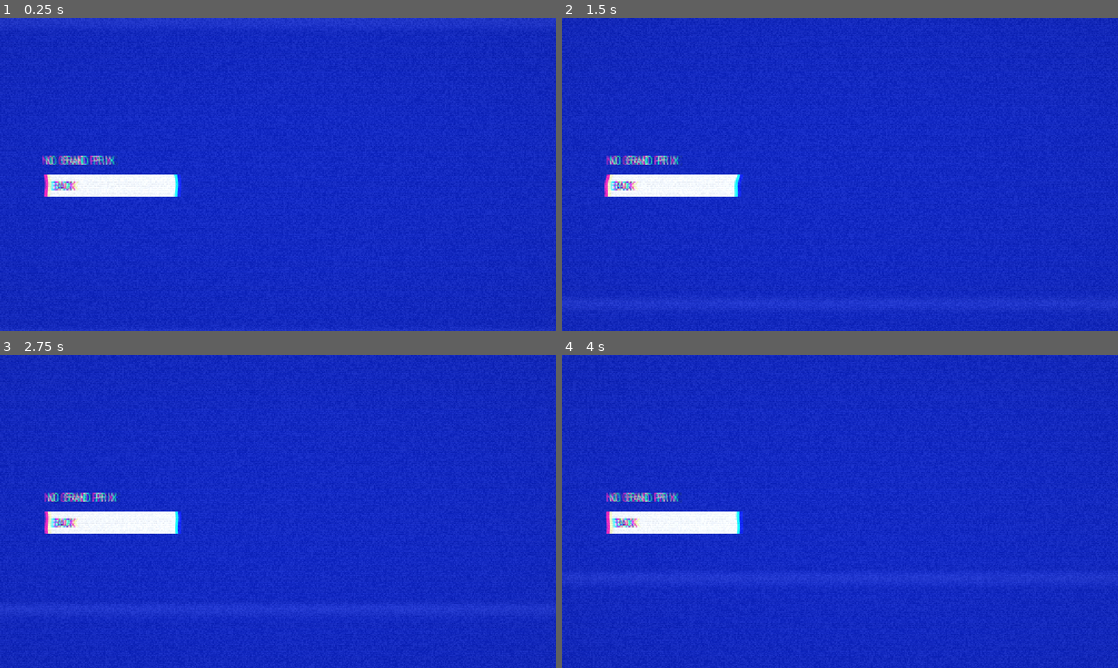
Above: before the commit, frames 1-4 (two rows, left to right).
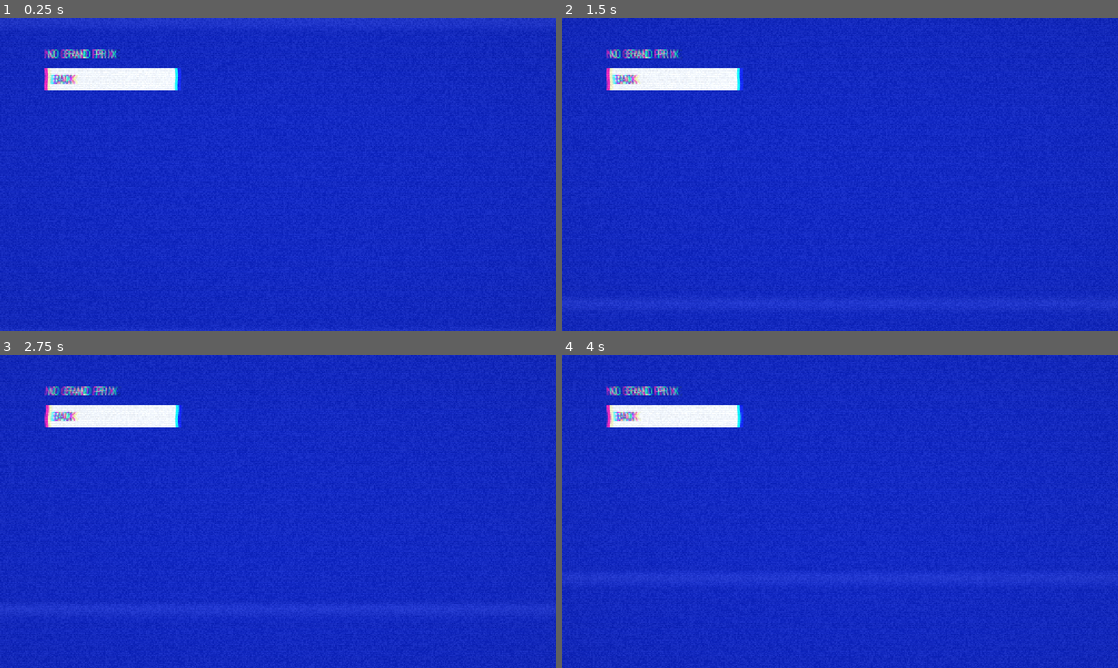
Above: after the commit, the same moments.

Repository: artemiiShabanov/RallyRivals
Game: Godot game, scene res://scenes/ui/gp_hub.tscn
Same seed, same stepped clock (60 frames per second), same inputs: the game is played once before the commit and once after it. This scene is started directly instead of the project's main scene.
Inputs (mouse positions are in pixels of both pictures, inside the frame that each line leads up to):
- Up to frame 1 (0.25 s): no input
- Up to frame 2 (1.5 s): move the mouse to (962, 158) at 0.52 s; hold D (steer_right) 0.53-1.25 s; tap C at 0.6 s; click (962, 158) at 0.67 s; drag from (728, 190) to (812, 237) at 1.27 s
- Up to frame 3 (2.75 s): move the mouse to (333, 442) at 2.02 s; hold D (steer_right) from 2.03 s (still down); tap Y at 2.1 s
- Up to frame 4 (4 s): release D (steer_right) at 2.75 s; drag from (812, 574) to (673, 464) at 2.77 s; move the mouse to (1006, 558) at 3.52 s; hold A (steer_left) from 3.53 s (still down); tap Z at 3.6 s

The runs differ from the first frame. In frame 1, 4.2% of the frame differs, in the area x 7-33%, y 10-58%; in frame 2, 4.2%; in frame 3, 4.2%; in frame 4, 4.2%.

Commit message:
GP polish + contact/damage/standings tuning
Grand Prix:
- Qual board shows believable LAP times: rivals' provisional times re-anchor
  to your real pace the moment you set a lap (were fixed REF_SPEED estimates
  that looked nothing like a real lap on a short track).
- GP hub scrolls (the entry list / grid + result + actions can run past the
  frame), matching the career hub.
- Live running order refreshes every CHECKPOINT, not every lap, and shows
  time-to-leader (P1 = "LEADER", others "+gap"). Player slots in by a
  gate-based projection so it reads from the first checkpoint, not whole laps.

Contact / damage (general, not GP-specific):
- Damage per hit cut ~3x (damage_per_ns 0.00004 -> 0.000012): it now takes
  ~3 HARD hits to wreck instead of one, so a single knock no longer maxes it.
- A rear-end no longer penalises you: the `rammed` signal reports whether the
  strongest car-contact landed on the BACK of your car (local +Z is forward),
  and Officials skip the penalty for a rear hit — it wasn't your doing.

Verified headless: all scripts parse; a probe passes (reanchor = best*pace;
race board renders LEADER + gaps, fast projection leads, no-progress last).

Co-Authored-By: Claude Opus 4.8 <noreply@anthropic.com>

Diff:
--- a/rallyrivals/scripts/race/grand_prix.gd
+++ b/rallyrivals/scripts/race/grand_prix.gd
@@ -90,6 +90,15 @@
 	for e in field:
 		e["qual"] = _ref_lap * float(e["pace"])
 
+## Re-anchor the provisional rival qual times to your REAL pace once you've set a lap, so the
+## qualifying board shows believable lap times instead of the REF_SPEED estimate. Phase/grid untouched;
+## record_qual() re-derives from your final best regardless, so this only sharpens the live board.
+func reanchor(best_lap: float) -> void:
+	if best_lap <= 0.0 or best_lap >= INF:
+		return
+	for e in field:
+		e["qual"] = best_lap * float(e["pace"])
+
 ## Lock in your qualifying lap and build the grid. Rival qual + race times RE-ANCHOR to your lap so the
 ## field is competitive at any skill; the grid is everyone sorted by qual time. Advances to the race.
 func record_qual(best_lap: float) -> void:
@@ -112,10 +121,33 @@
 func qual_standings(player_live: float) -> Array:
 	return _rows_by_time(player_live, "qual")
 
-## Order-panel rows for the RACE HUD: rivals by simulated finish time + you by a projected finish
-## (INF before your first lap completes), best-first.
+## Order-panel rows for the RACE HUD, best-first: rivals by simulated finish time + you by a projected
+## finish (INF until you've crossed a checkpoint). Times show as a GAP TO THE LEADER (P1 = "LEADER"),
+## which is how a live running order reads — you watch the gap grow or shrink, not an absolute clock.
 func race_standings(player_proj: float) -> Array:
-	return _rows_by_time(player_proj, "race_time")
+	var rows: Array = []
+	for e in field:
+		rows.append({"name": _name(e), "t": float(e["race_time"]), "player": false})
+	rows.append({"name": "YOU", "t": player_proj, "player": true})
+	rows.sort_custom(func(a: Dictionary, b: Dictionary) -> bool: return float(a["t"]) < float(b["t"]))
+	var leader: float = float(rows[0]["t"]) if not rows.is_empty() else 0.0
+	var out: Array = []
+	for i in rows.size():
+		var t: float = float(rows[i]["t"])
+		var label := "--:--"
+		if t < INF:
+			label = "LEADER" if i == 0 else _gap(t - leader)
+		out.append({"name": rows[i]["name"], "time": label, "player": bool(rows[i]["player"])})
+	return out
+
+# A leader gap: "+2.4" under a minute, "+1:03.20" beyond it.
+func _gap(delta: float) -> String:
+	if delta <= 0.0:
+		return "+0.0"
+	if delta < 60.0:
+		return "+%.1f" % delta
+	var m := int(delta) / 60
+	return "+%d:%05.2f" % [m, delta - m * 60]
 
 ## The grid, pole-first: each {name, time, place, player}. Used by the GP hub and the race's opening board.
 func grid() -> Array:
--- a/rallyrivals/scripts/race/race_director.gd
+++ b/rallyrivals/scripts/race/race_director.gd
@@ -42,6 +42,7 @@
 var _qual := false             ## this scene is a GP QUALIFYING session (solo hot-laps, ends to the GP hub)
 var _laps_total := 0           ## laps this session runs: QUAL_LAPS in qualifying, else RaceDef.laps
 var _qual_hint: Label          ## persistent "[ENTER] to finish" prompt, shown once you've set a lap
+var _gates_passed := 0         ## player checkpoints crossed this race — monotonic, drives the race-board projection
 
 # Physical starting grid (code-race-grandprix): a staggered two-column grid built back from the line.
 const GRID_ROW := 6.0          # metres between grid rows
@@ -110,6 +111,9 @@
 		_cps.gate_passed.connect(func(body: Node3D, _i: int, _t: int) -> void: Sfx.play_at(cp_sfx, body.global_position))
 		_timing.lap_completed.connect(_on_lap)
 		_timing.stage_completed.connect(_on_stage)
+		# Live running order refreshes every checkpoint (not just each lap) while there's a field to rank.
+		if _gp != null and not _qual:
+			_timing.gate_crossed.connect(_on_gate_board)
 
 	# Car parked at the start line, facing along the extracted spline.
 	var start := track.get_node_or_null("StartFinish") as Marker3D
@@ -265,8 +269,9 @@
 # A car-to-car contact in an Officials race (Wilds never connect this). Accrue the flat penalty into
 # the finish time and announce it on the HUD's bottom strip (the same line checkpoint splits use).
 # Debounce lives in VehicleController, so one contact = one call.
-func _on_ram(_impulse: float) -> void:
-	if _finished:
+func _on_ram(_impulse: float, rear: bool) -> void:
+	# A rear-end (someone hit the BACK of your car) isn't your fault — no penalty (code-race-contact).
+	if _finished or rear:
 		return
 	_penalty += CONTACT_PENALTY
 	if _hud != null:
@@ -301,15 +306,15 @@
 	if _qual:
 		if _qual_hint != null:
 			_qual_hint.visible = true                 # a lap is on the board — end-early is now offered
-		if _gp != null and _hud != null:
-			_hud.set_standings(_gp.qual_standings(_timing.best_lap(_car)))
+		if _gp != null:
+			_gp.reanchor(_timing.best_lap(_car))      # rival board tracks your real lap pace now
+			if _hud != null:
+				_hud.set_standings(_gp.qual_standings(_timing.best_lap(_car)))
 		if lap_number >= _laps_total:
 			_finish_qual()
 		return
 	if autodrive:
 		print("[autodrive] lap %d/%d" % [lap_number, _laps_total])
-	if _gp != null:
-		_update_race_board()                          # positions refresh each time you cross the line
 	if _cps != null and _cps.loop and lap_number >= _laps_total:
 		_finish()
 
@@ -370,17 +375,25 @@
 	await get_tree().create_timer(1.5).timeout
 	Flow.goto(Routes.GP_HUB)
 
+# Player crossed a checkpoint — bump the progress counter and refresh the running order (every gate).
+func _on_gate_board(body: Node3D, _index: int, _split: float) -> void:
+	if body != _car:
+		return
+	_gates_passed += 1
+	_update_race_board()
+
 # Refresh the grand-prix race board: rivals sit at their simulated finish times; you slot in by a
-# projected total (current pace held for the full distance). Approximate by design — the FINAL place is
-# your real time vs the rival times (_finish); this is just the live read-out and can differ mid-race.
+# projected total (elapsed scaled by how far through the race's gates you are — so it works from the
+# very first checkpoint, not only whole laps). Approximate by design — the FINAL place is your real time
+# vs the rival times (_finish); this is just the live read-out and can differ mid-race.
 func _update_race_board() -> void:
 	if _gp == null or _hud == null:
 		return
 	var elapsed := _timing.total_time(_car)
-	var done: int = (_timing.laps_of(_car) as Array).size()
+	var total_gates := (_cps.gate_count() if _cps != null else 0) * maxi(_laps_total, 1)
 	var proj := INF
-	if done > 0 and elapsed > 0.0:
-		proj = elapsed * float(_laps_total) / float(done)
+	if total_gates > 0 and _gates_passed > 0 and elapsed > 0.0:
+		proj = elapsed * float(total_gates) / float(_gates_passed)
 	_hud.set_standings(_gp.race_standings(proj))
 
 func _grid_label(place: int) -> String:
--- a/rallyrivals/scripts/ui/gp_hub_screen.gd
+++ b/rallyrivals/scripts/ui/gp_hub_screen.gd
@@ -7,6 +7,10 @@
 ## to know whether it's running a qualifying session or the race. BACK/QUIT clears the meeting.
 
 const HOT := Color(1.0, 0.85, 0.3)     # your row, picked out of the grid
+
+# The entry list / grid can run past the frame (six rows + result + actions), so scroll like the hub.
+func _scrolls() -> bool:
+	return true
 
 func _build(col: VBoxContainer) -> void:
 	var gp := GrandPrix.session
--- a/rallyrivals/scripts/vehicle/vehicle_controller.gd
+++ b/rallyrivals/scripts/vehicle/vehicle_controller.gd
@@ -59,7 +59,7 @@
 ## thresholds. There is NO repair — a fresh car each race starts pristine (damage defaults to 0), and
 ## reset_car does NOT clear it, so crashing can't be undone. `damage` (0..1) is the read art-vfx-damage
 ## and any gauge consume.
-@export var damage_per_ns := 0.00004     ## damage per N·s of impact (before damage_sensitivity)
+@export var damage_per_ns := 0.000012    ## damage per N·s of impact (before damage_sensitivity) — tuned so it takes ~3 HARD hits to wreck, not one
 @export var damage_speed_loss := 0.25    ## fraction of top speed lost at full damage
 @export var damage_pull := 0.10          ## steering bias toward the bent side at full damage (of full lock)
 @export var damage_light := 0.40         ## damage at which the body swaps to model_damaged_1
@@ -92,11 +92,13 @@
 
 ## Collision impulse in N·s, once per hit. CarAudio picks light vs heavy from the magnitude.
 signal impacted(strength: float)
-## Any contact with another car — all sides, a side rub counts too. Impulse in N·s. Officials races
-## turn this into a flat time penalty (code-race-contact); Wilds ignore it. Walls/props fire
-## `impacted`, never this.
-signal rammed(impulse: float)
+## Any contact with another car — all sides, a side rub counts too. Impulse in N·s. `rear` is true when
+## the strongest car-contact landed on the BACK of this car (you got rear-ended), so the race rule can
+## spare you the penalty for a hit that wasn't your doing. Officials races turn a non-rear contact into
+## a flat time penalty (code-race-contact); Wilds ignore it. Walls/props fire `impacted`, never this.
+signal rammed(impulse: float, rear: bool)
 const IMPACT_MIN := 900.0                # below this it's a scrape, not a hit
+const REAR_ZONE := 0.5                   # m behind the car's centre: a car-contact past this is "rear"
 const IMPACT_COOLDOWN := 0.12            # s — one contact spans several physics frames
 var _impact_cool := 0.0
 var _touching := 0                       # bodies in contact right now (scrape source)
@@ -387,15 +389,22 @@
 		return
 	var strongest := 0.0
 	var car_hit := false
+	var car_impulse := 0.0            # strongest CAR contact, to classify which side got hit
+	var car_local := Vector3.ZERO     # its contact point in this car's local frame
 	for i in state.get_contact_count():
-		strongest = maxf(strongest, state.get_contact_impulse(i).length())
+		var imp := state.get_contact_impulse(i).length()
+		strongest = maxf(strongest, imp)
 		if state.get_contact_collider_object(i) is VehicleController:
 			car_hit = true          # contact with another car, any side
+			if imp >= car_impulse:  # track the hardest car-contact for the front/rear test
+				car_impulse = imp
+				car_local = global_transform.affine_inverse() * state.get_contact_local_position(i)
 	if strongest >= IMPACT_MIN:
 		_impact_cool = IMPACT_COOLDOWN
 		impacted.emit(strongest)
 		if car_hit:
-			rammed.emit(strongest)
+			# Local +Z is forward, so a contact well behind the centre is a rear-end (not your fault).
+			rammed.emit(strongest, car_local.z < -REAR_ZONE)
 		# Any hard hit (wall, prop or car) damages the car, scaled by impulse × the car's sensitivity.
 		# Accumulate the float here (safe in the physics callback); the mesh swap happens in _process.
 		var sens: float = car.damage_sensitivity if car != null else 1.0
